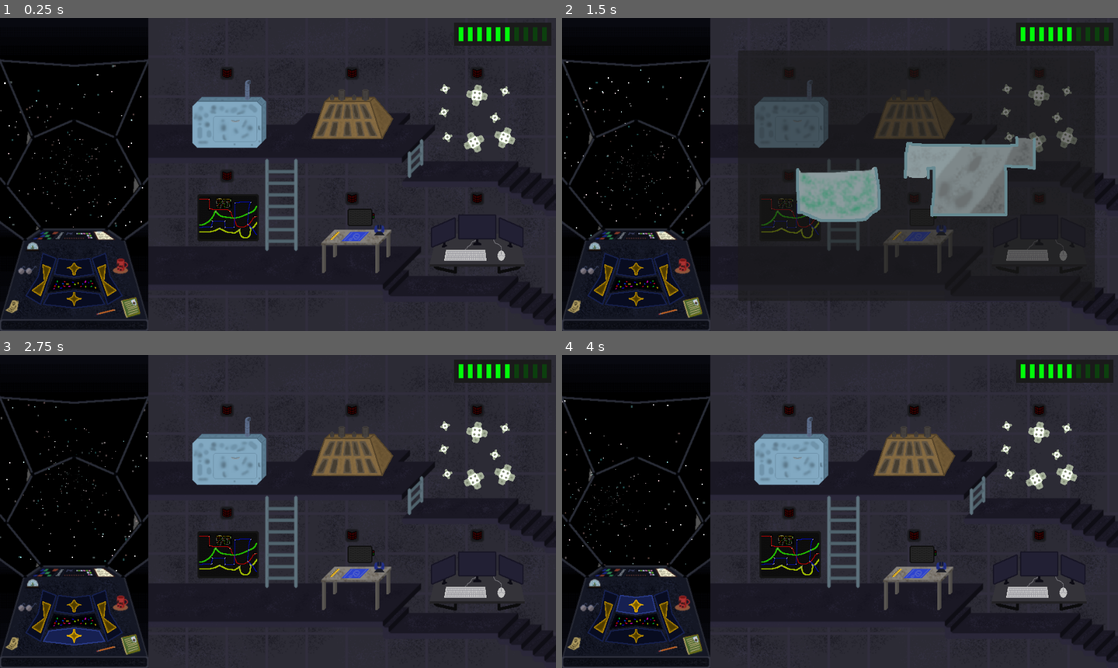
Above: before the commit, frames 1-4 (two rows, left to right).
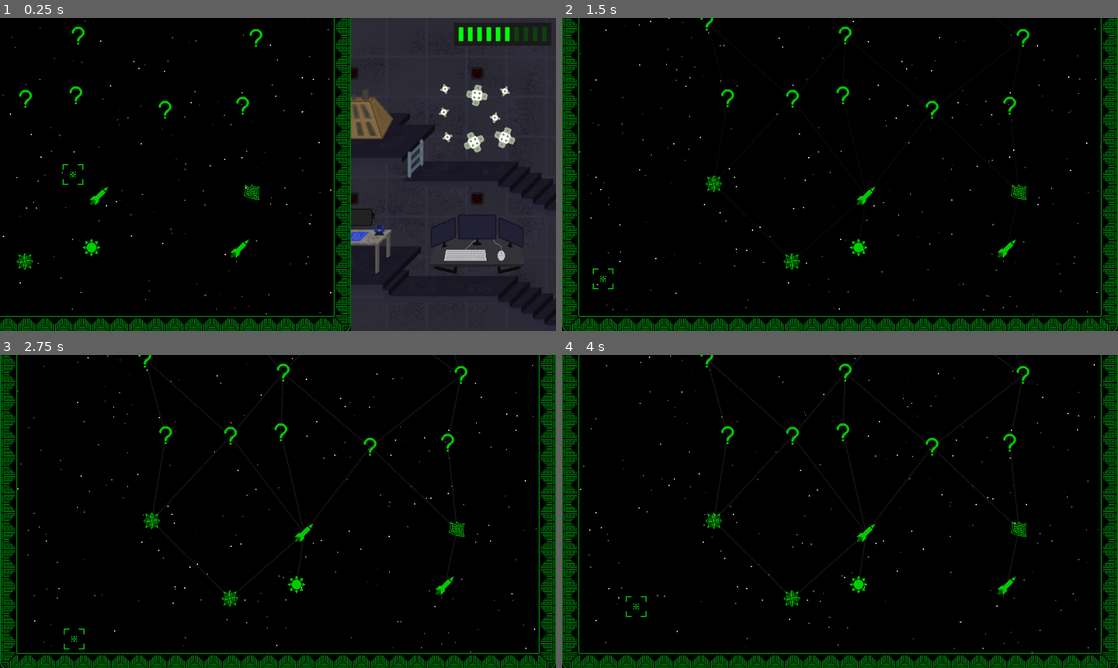
Above: after the commit, the same moments.

Repository: kedalovo/-SG-Spaceship-Management
Game: Godot game, scene res://Game Scene/Game.tscn
Two runs of this game, one before a commit and one after it. Both use one fixed random seed, a clock stepped at 60 frames per second and the inputs below.
Inputs (mouse positions are in pixels of both pictures, inside the frame that each line leads up to):
- Up to frame 1 (0.25 s): no input
- Up to frame 2 (1.5 s): click (789, 115) at 0.52 s; click (600, 277) at 1.25 s
- Up to frame 3 (2.75 s): click (72, 639) at 2 s
- Up to frame 4 (4 s): click (667, 614) at 2.75 s; click (634, 605) at 3.5 s

The runs differ from the first frame. In frame 1, 43% of the frame differs, in the area x 0-64%, y 0-100%; in frame 2, 81%, in the area x 0-100%, y 0-100%; in frame 3, 80%; in frame 4, 80%.

Commit message:
Added Ice World modifier, changed it so you can only choose appropriate location on the Map

Diff:
--- a/Game Scene/Game.tscn
+++ b/Game Scene/Game.tscn
@@ -776,4 +776,5 @@
 [connection signal="fixed" from="SubViewportContainer/SubViewport/External System" to="." method="_on_system_fixed"]
 [connection signal="finished_animation" from="SubViewportContainer/SubViewport/Computer System" to="." method="_on_system_animation_finished"]
 [connection signal="fixed" from="SubViewportContainer/SubViewport/Computer System" to="." method="_on_system_fixed"]
+[connection signal="location_changed" from="Map" to="Cabin/SubViewportContainer2/SubViewport/Space" method="_on_map_location_changed"]
 [connection signal="timeout" from="RoundTimer" to="." method="_on_round_timer_timeout"]
--- a/Game Scene/game.gd
+++ b/Game Scene/game.gd
@@ -48,6 +48,9 @@
 func _ready() -> void:
 	Input.set_custom_mouse_cursor(CURSOR_NORMAL, Input.CURSOR_ARROW)
 	Input.set_custom_mouse_cursor(CURSOR_POINTER, Input.CURSOR_POINTING_HAND)
+	map_animator.play(&"open")
+	Input.mouse_mode = Input.MOUSE_MODE_HIDDEN
+	map.cursor.show()
 
 
 func _input(event: InputEvent) -> void:
--- a/Map/Map Node/map_node.gd
+++ b/Map/Map Node/map_node.gd
@@ -24,6 +24,7 @@
 var disabled: bool = false
 var is_continuation: bool = false
 var is_secret: bool = true
+var is_available: bool = false
 
 
 func add_connections(new_connections: Array) -> void:
@@ -68,4 +69,5 @@
 
 
 func _on_button_pressed() -> void:
-	button_pressed.emit(self)
+	if is_available:
+		button_pressed.emit(self)
--- a/Map/map.gd
+++ b/Map/map.gd
@@ -1,4 +1,7 @@
 extends Node2D
+
+
+signal location_changed(new_location: map_node)
 
 
 const MAP_NODE = preload("res://Map/Map Node/map_node.tscn")
@@ -34,6 +37,8 @@
 var dummy_grid: Dictionary
 
 var line_offset: float = 0.0
+
+var current_level: int = -1
 
 
 func _ready() -> void:
@@ -260,6 +265,7 @@
 	# Showing types of first two lines of locations
 	for i in grid[0]:
 		i.is_secret = false
+		i.is_available = true
 		i.update_icon()
 	for i in grid[1]:
 		i.is_secret = false
@@ -279,3 +285,9 @@
 
 func _on_map_node_pressed(node: map_node) -> void:
 	current_location = node
+	current_level += 1
+	for i in grid[current_level]:
+		i.is_available = false
+	for i in current_location.connected_to_nodes:
+		i.is_available = true
+	location_changed.emit(node)
--- a/Space/space.gd
+++ b/Space/space.gd
@@ -21,6 +21,8 @@
 
 @onready var separators: Node2D = $Grid/Separators
 
+var current_location: map_node
+
 const RANDOM_ROTATION: Array[float] = [0.0, 90.0, 180.0, 270.0]
 const MIDDLE_POSITION: Vector2 = Vector2(128, 192)
 const TWEEN_TIME: float = 0.3
@@ -38,6 +40,22 @@
 	#create_rocket(0.5, 5.0, 1)
 	#create_star(10.0, 1)
 	pass
+
+
+func start() -> void:
+	for idx in current_location.hazards.size():
+		var hazard: String = current_location.hazards[idx]
+		match hazard:
+			&"ASTEROID_FIELD":
+				pass
+			&"WARZONE":
+				pass
+			&"NEBULA":
+				pass
+			&"ICE_FIELD":
+				pass
+			&"STAR_PROXIMITY":
+				pass
 
 
 func create_asteroid(size: game_manager.asteroid_types, spot: Vector2, time: float, is_vertical: bool = false, types: Array[game_manager.damage_types] = [game_manager.damage_types.PHYSICAL]) -> void:
@@ -180,6 +198,10 @@
 	star.hit.connect(_on_star_flare_hit)
 	star.set_time(period)
 	hazard_visuals.add_child(star)
+
+
+func create_ice_world(modifier: float) -> void:
+	game_manager.wear_modifier = modifier
 
 
 func create_hazard(spot: Vector2, time: float, strength: int, types: Array[game_manager.damage_types], is_instant: bool = true) -> void:
@@ -292,3 +314,7 @@
 
 func _on_star_flare_hit(damage: int) -> void:
 	direct_hit(damage, game_manager.damage_types.HEAT)
+
+
+func _on_map_location_changed(new_location: map_node) -> void:
+	current_location = new_location
--- a/Systems/Engines/Cell/cell.gd
+++ b/Systems/Engines/Cell/cell.gd
@@ -29,7 +29,12 @@
 
 func use(amount: int) -> void:
 	if is_depleting and !is_destroyed and !is_held:
-		health -= amount
+		var total_amount: int = 0
+		if type == game_manager.engine_cell_types.FUEL:
+			total_amount = ceili(amount * game_manager.wear_modifier)
+		elif type == game_manager.engine_cell_types.COOLANT:
+			total_amount = floori(amount / game_manager.wear_modifier)
+		health -= total_amount
 		if health <= 0:
 			health = 0
 			is_depleting = false
--- a/Systems/Life Support/Algae/algae.gd
+++ b/Systems/Life Support/Algae/algae.gd
@@ -17,7 +17,7 @@
 func cook(damage: int) -> void:
 	is_cooking = true
 	if !is_cooked:
-		health -= damage
+		health -= ceili(damage * game_manager.wear_modifier)
 		if health <= 0:
 			health = 0
 			is_cooked = true
--- a/game_manager.gd
+++ b/game_manager.gd
@@ -33,7 +33,7 @@
 const WIRE_COLORS: Array[Color] = [Color.RED, Color.BLUE, Color.YELLOW, Color.GREEN, Color.MAGENTA]
 
 
-var current_hazards: Array = []
+static var wear_modifier: float = 1.0
 
 static var is_in_system: bool = false
 
